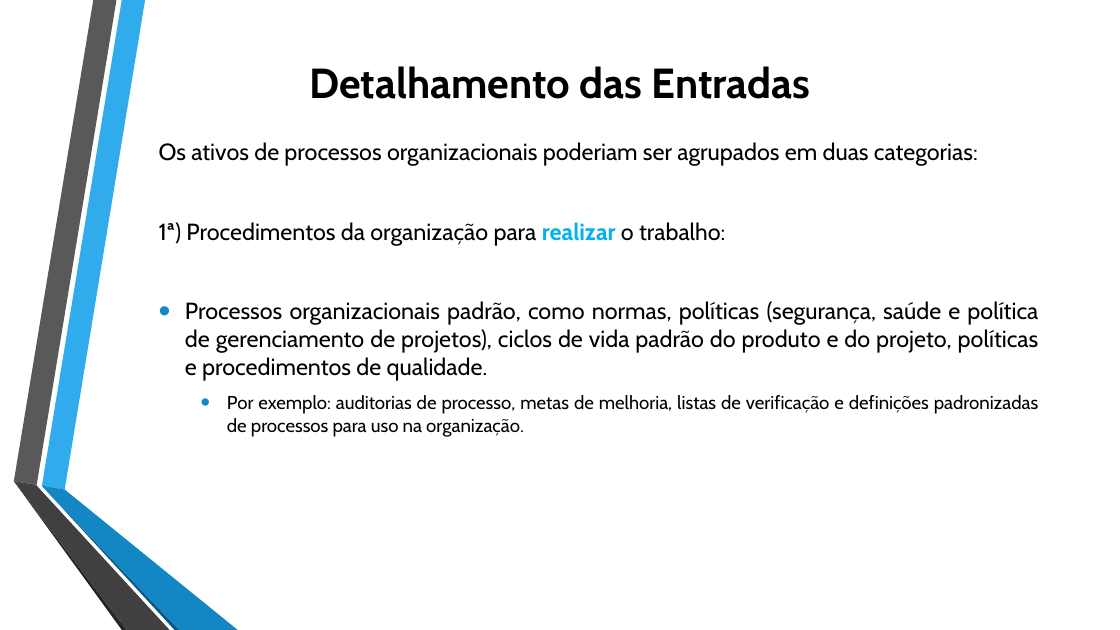
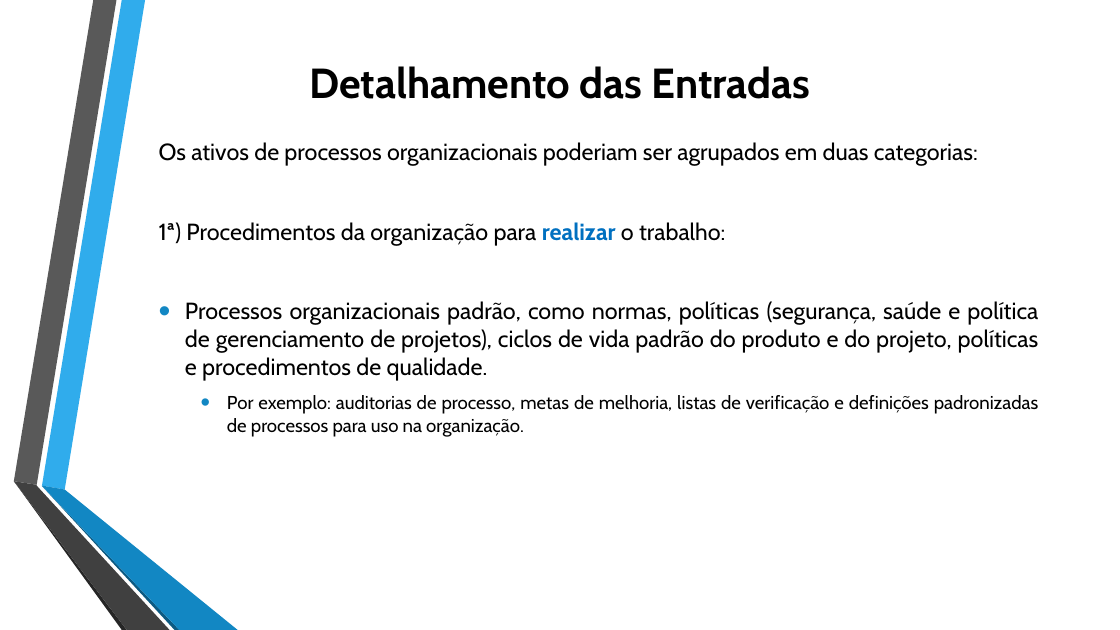
Before and after one commit to jharbes/ADMINISTRACAO-DE-REDES, a slide deck: slide 11 of RELATORIO PROVA P2/relatorio-pmbok-capitulo4-jharbes.pptx. Drawn at 1120x630 pixels with LibreOffice and Linux fonts; fonts in the diff are those of the drawing. Boxes give left, top, right and bottom in pixels: in the first picture for what was removed or moved away, otherwise in the second. Text is boxed around its words. In the diff, an @@ line names an element or a change of style, - is before the commit and + after.

```diff
--- a/RELATORIO PROVA P2/relatorio-pmbok-capitulo4-jharbes.pptx
+++ b/RELATORIO PROVA P2/relatorio-pmbok-capitulo4-jharbes.pptx
@@ text at (159, 222, 725, 246): text colour #00B0F0 to #0070C0 in "realizar" @@
```
Also in this commit, not shown: 11 other slides changed.
